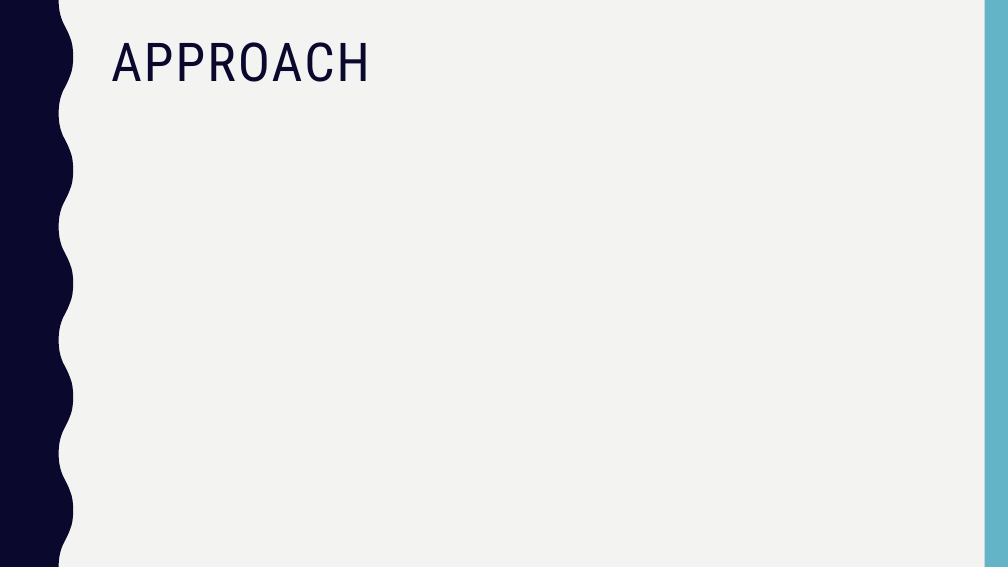
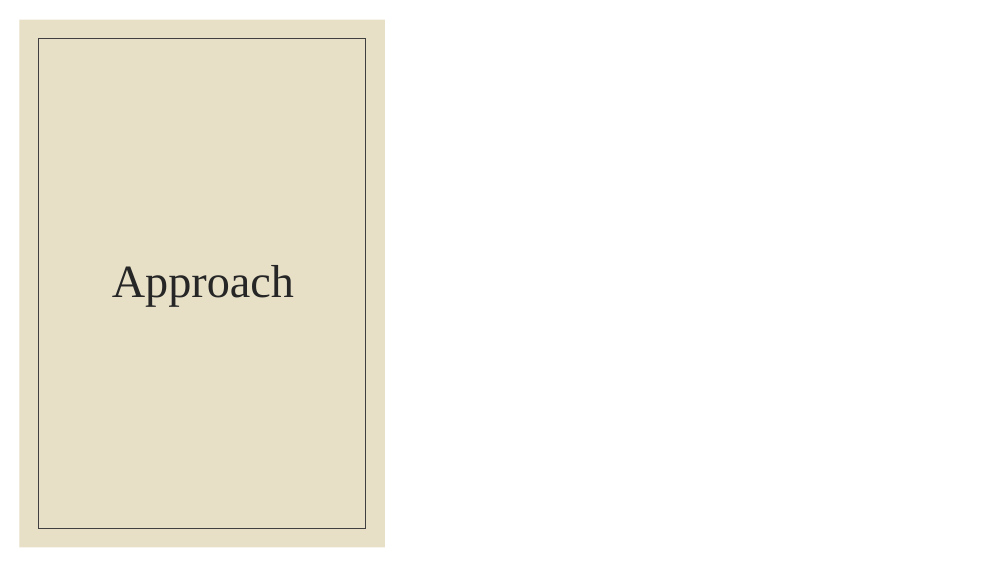
Before and after one commit to laurenemilyto/film_adapatation_success, a slide deck: slide 4 of Steg_pres.pptx. Drawn at 1008x567 pixels with LibreOffice and Linux fonts; fonts in the diff are those of the drawing. Boxes give left, top, right and bottom in pixels: in the first picture for what was removed or moved away, otherwise in the second. Text is boxed around its words. In the diff, an @@ line names an element or a change of style, - is before the commit and + after.

```diff
--- a/Steg_pres.pptx
+++ b/Steg_pres.pptx
@@ background #F3F3F2 to #FFFFFF @@
@@ freeform shape removed at [0,0,73,567] @@
@@ rectangle added at [0,0,1008,567], fill #FFFFFF @@
@@ rectangle added at [20,20,385,547], fill #E7E0C7 @@
@@ rectangle removed at [985,0,1008,567] @@
@@ rectangle added at [39,39,366,529], outline #404040 0.5 pt @@
@@ title "Approach" at [112,265,294,307]: vertical alignment top to middle @@
@@ title at [112,265,294,307]: text changed; size 51 to 44 pt; font Roboto Condensed to Times New Roman; text colour #0B082E to #262626 @@
-APPROACH
+Approach
```
Also in this commit, not shown: 7 other slides changed, 4 slides added, 4 slides removed, 1 other file.
